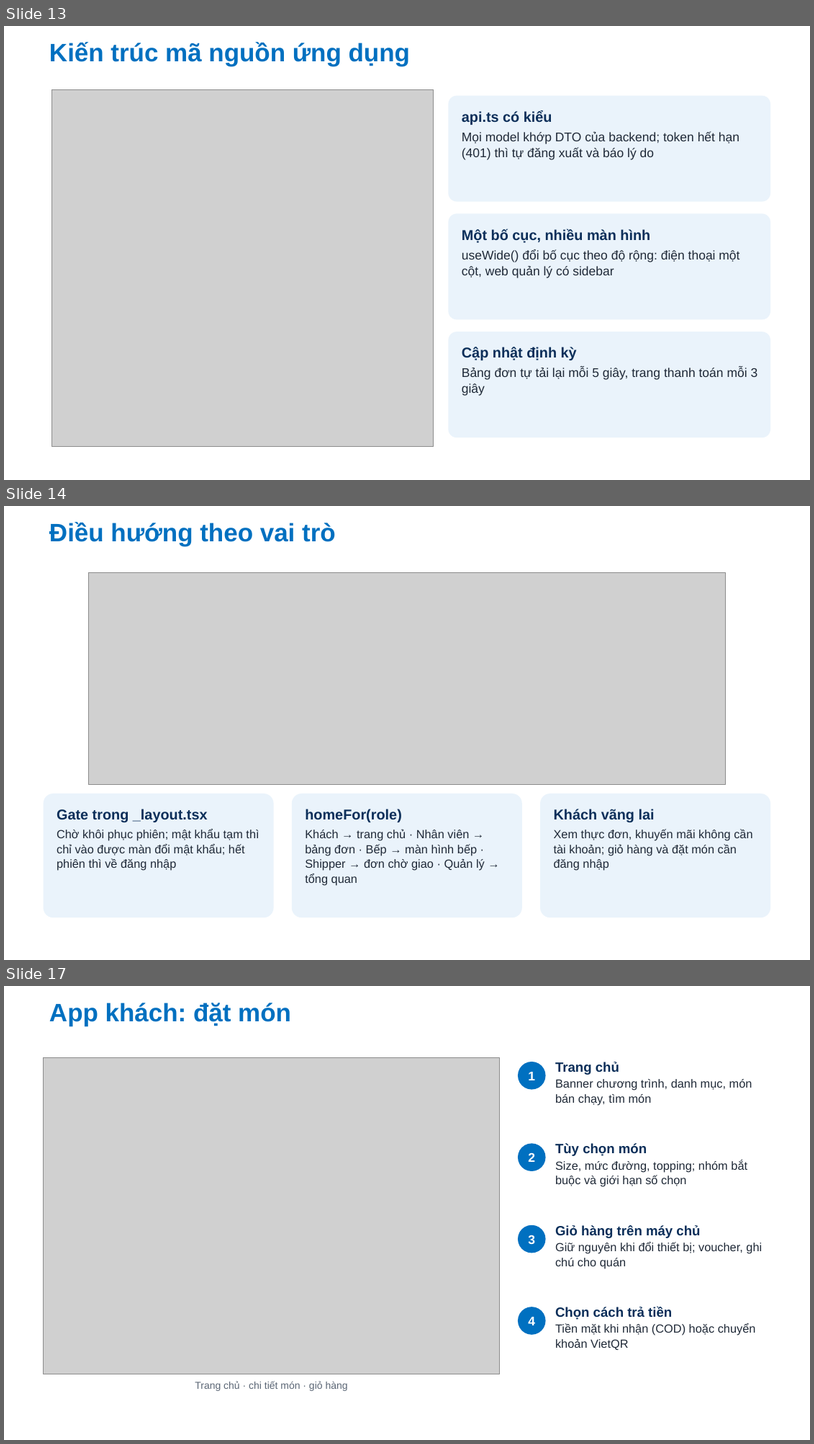
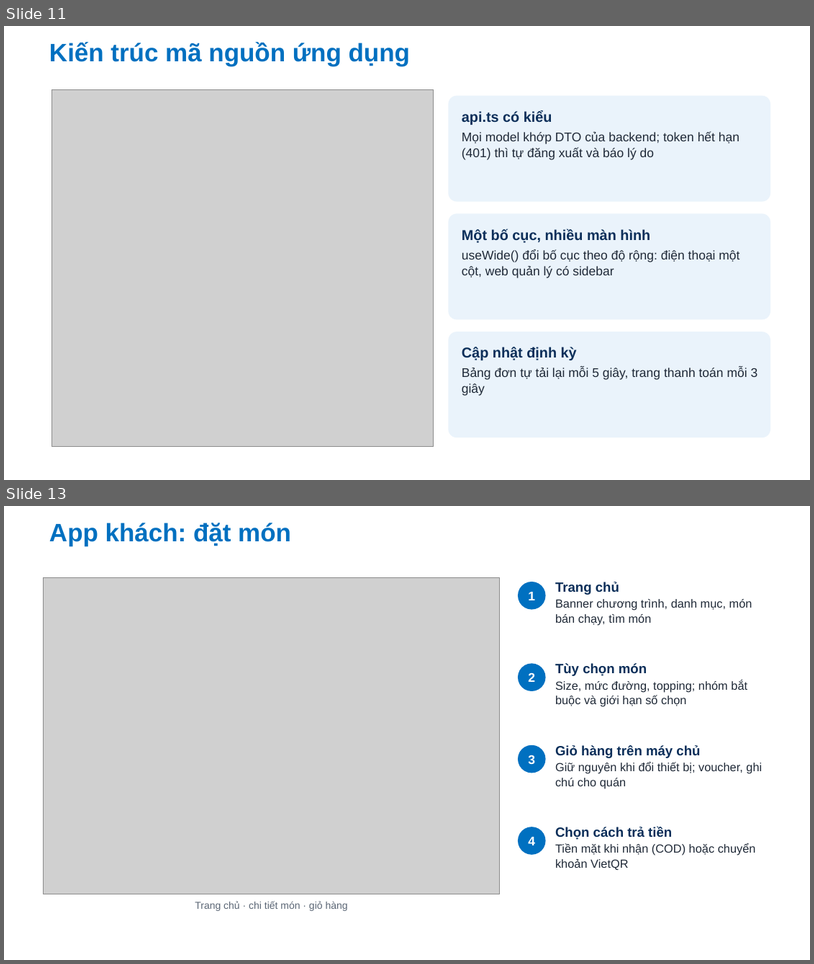
Before and after one commit to Anpham120/restaurant-ordering-mobile, a slide deck: docs/Slide_PTUDDD_AtlasRestaurant.pptx. Shown one above the other, each under a label of ours: slides 13, 14 and 17 before the commit, slides 11 and 13 after it; the slides between them are not shown. The pictures are 814x1444 and 814x964 pixels, drawn with LibreOffice and Linux fonts; fonts in the diff are those of the drawing; grey boxes stand for pictures; background and template pictures are left out. Boxes give left, top, right and bottom in pixels: in the first picture for what was removed or moved away, otherwise in the second. Text is boxed around its words. In the diff, an @@ line names an element or a change of style, - is before the commit and + after.

```diff
--- a/docs/Slide_PTUDDD_AtlasRestaurant.pptx
+++ b/docs/Slide_PTUDDD_AtlasRestaurant.pptx
@@ slide 14 removed at (4, 506, 810, 960), background #FFFFFF @@
@@ title removed at (49, 522, 336, 546) @@
-Điều hướng theo vai trò
@@ picture removed at (89, 572, 726, 784) @@
@@ rounded rectangle removed at (44, 793, 274, 917) @@
@@ rounded rectangle removed at (292, 793, 522, 917) @@
@@ rounded rectangle removed at (540, 793, 771, 917) @@
@@ text removed at (57, 808, 259, 870) @@
-Gate trong _layout.tsx
-Chờ khôi phục phiên; mật khẩu tạm thì chỉ vào được màn đổi mật khẩu; hết phiên thì về đăng nhập
@@ text removed at (305, 808, 485, 885) @@
-homeFor(role)
-Khách → trang chủ · Nhân viên → bảng đơn · Bếp → màn hình bếp · Shipper → đơn chờ giao · Quản lý → tổng quan
@@ text removed at (554, 808, 753, 870) @@
-Khách vãng lai
-Xem thực đơn, khuyến mãi không cần tài khoản; giỏ hàng và đặt món cần đăng nhập
@@ what was slide 13 is now slide 11 @@
@@ what was slide 17 is now slide 13 @@
```
Also in this commit, not shown: 5 slides changed, 7 other slides removed, 1 other file.
